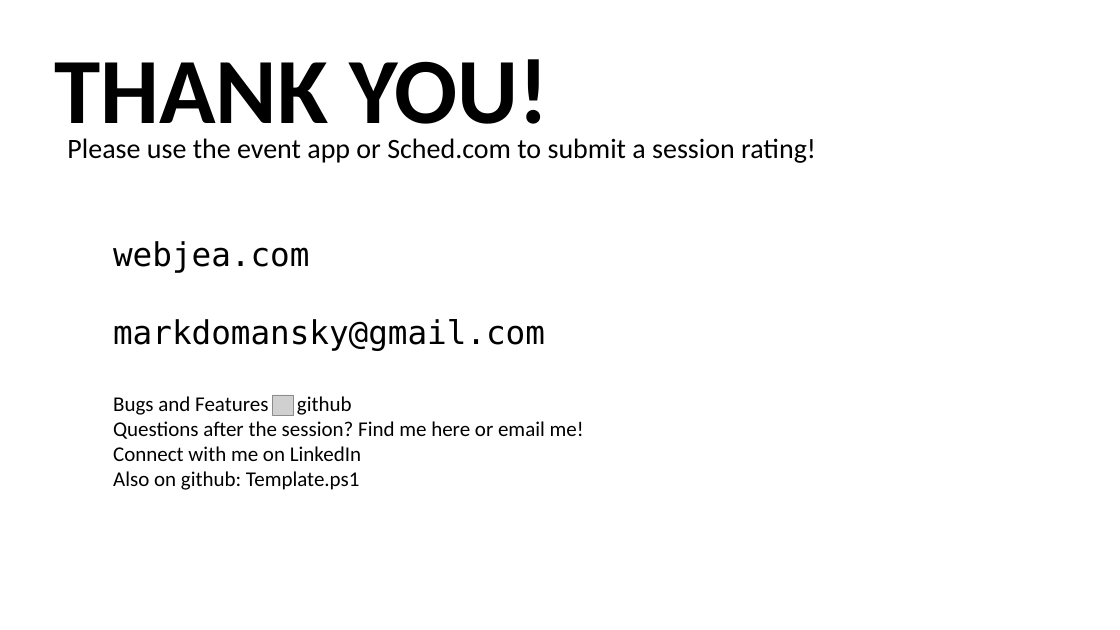
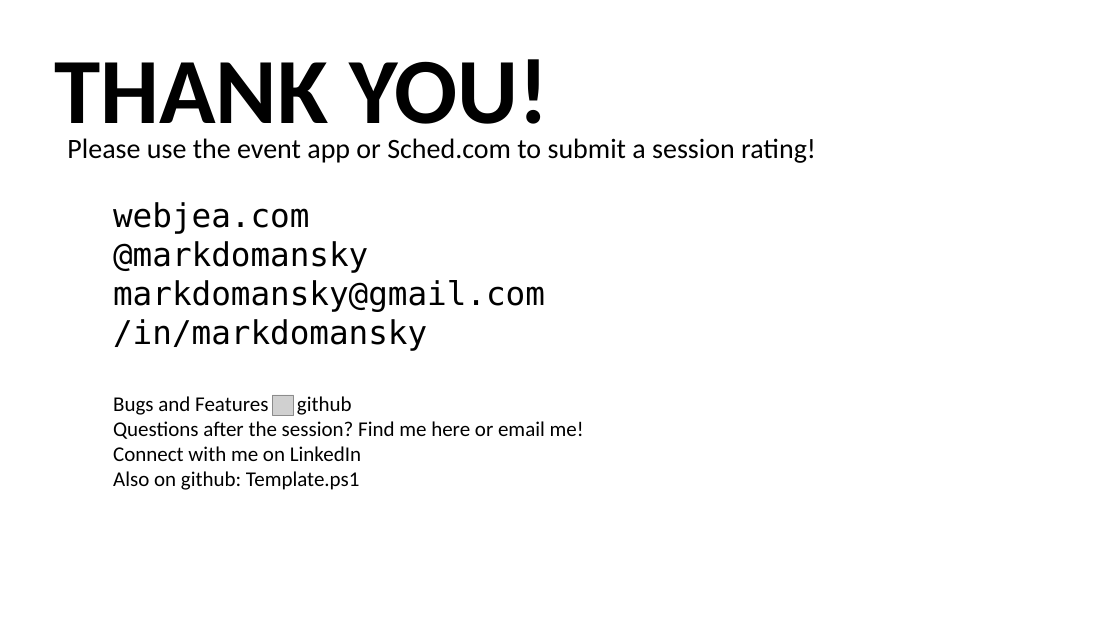
Before and after one commit to markdomansky/WebJEADemo, a slide deck: slide 10 of Presentation.pptx. Drawn at 1120x630 pixels with LibreOffice and Linux fonts; fonts in the diff are those of the drawing; grey boxes stand for pictures; background and template pictures are left out. Boxes give left, top, right and bottom in pixels: in the first picture for what was removed or moved away, otherwise in the second. Text is boxed around its words. In the diff, an @@ line names an element or a change of style, - is before the commit and + after.

Commit message:
minor tweak to presentation.

```diff
--- a/Presentation.pptx
+++ b/Presentation.pptx
@@ text at box(113, 202, 545, 312): line spacing 2 to 1 @@
@@ text at box(113, 241, 368, 273): paragraph added @@
+@markdomansky
@@ text at box(113, 319, 427, 351): paragraph added @@
+/in/markdomansky
```
Also in this commit, not shown: 2 other files.
